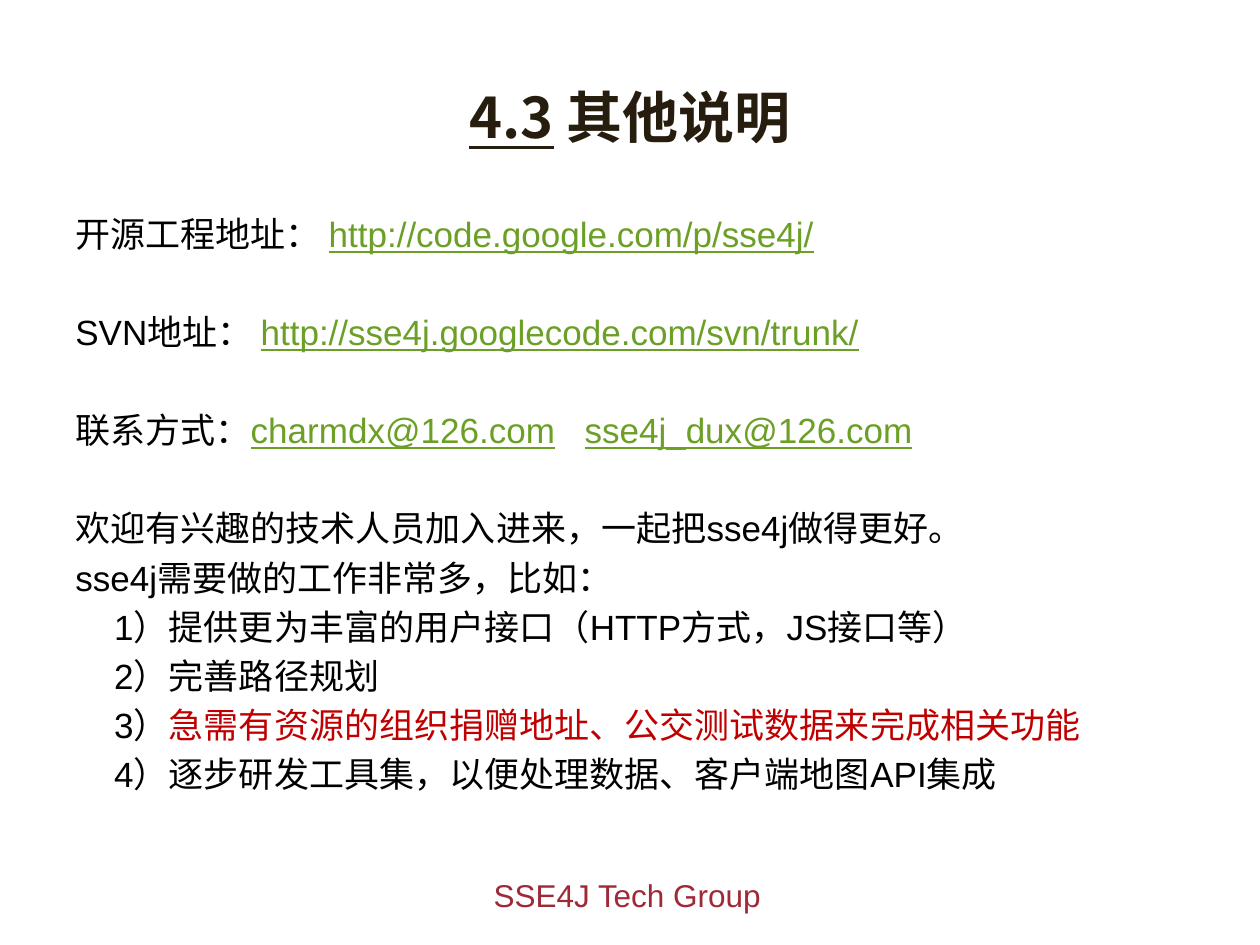
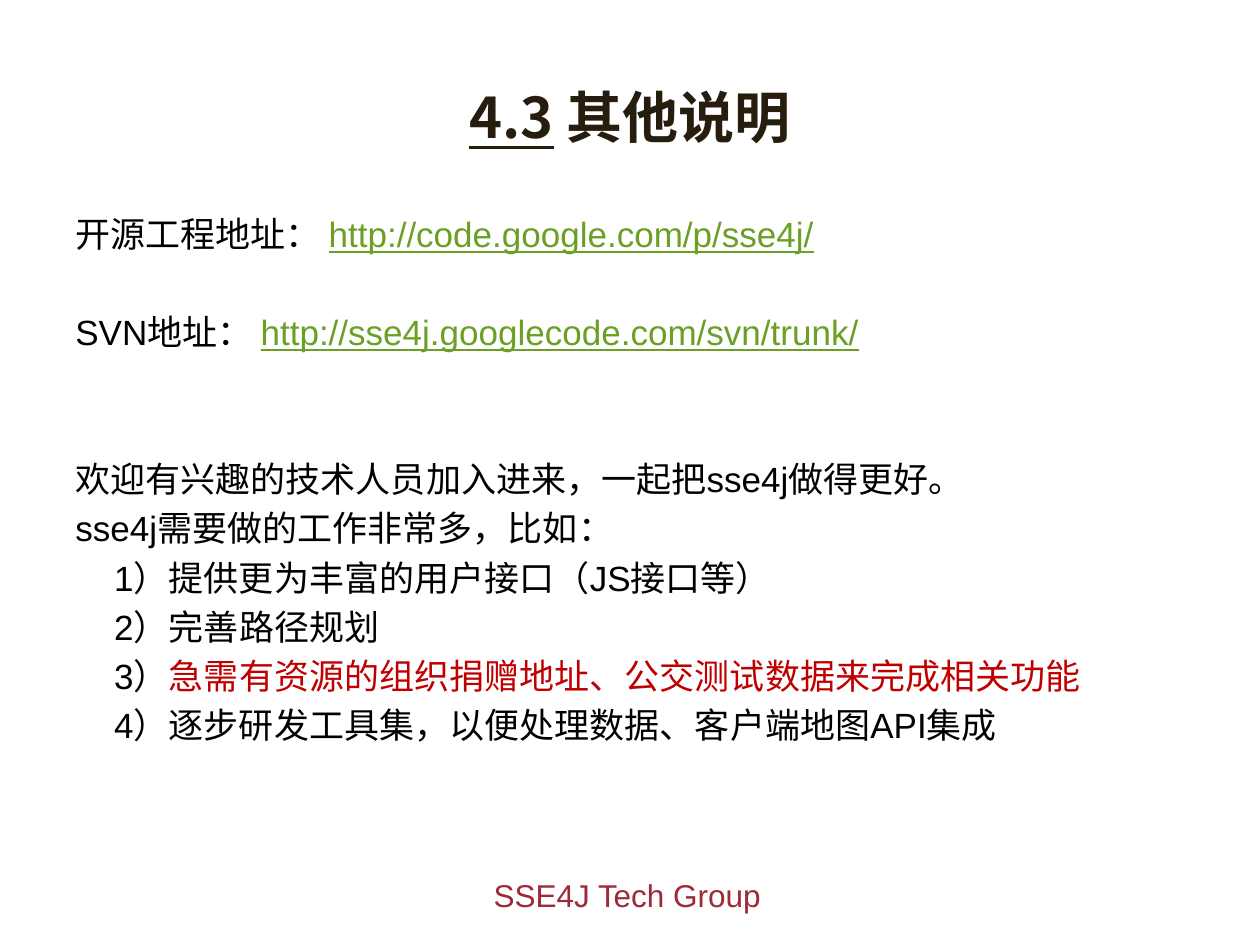
Before and after one commit to giszh86/sse4j, a slide deck: slide 23 of doc/sse4j.pptx. Drawn at 1260x945 pixels with LibreOffice and Linux fonts; fonts in the diff are those of the drawing; background and template pictures are left out. Boxes give left, top, right and bottom in pixels: in the first picture for what was removed or moved away, otherwise in the second. Text is boxed around its words. In the diff, an @@ line names an element or a change of style, - is before the commit and + after.

Commit message:
0408-1.0

```diff
--- a/doc/sse4j.pptx
+++ b/doc/sse4j.pptx
@@ text at [75, 413, 913, 450]: paragraph removed @@
-联系方式：charmdx@126.com sse4j_dux@126.com
@@ text at [114, 562, 771, 595]: text changed @@
-1）提供更为丰富的用户接口（HTTP方式，JS接口等）
+1）提供更为丰富的用户接口（JS接口等）
```
